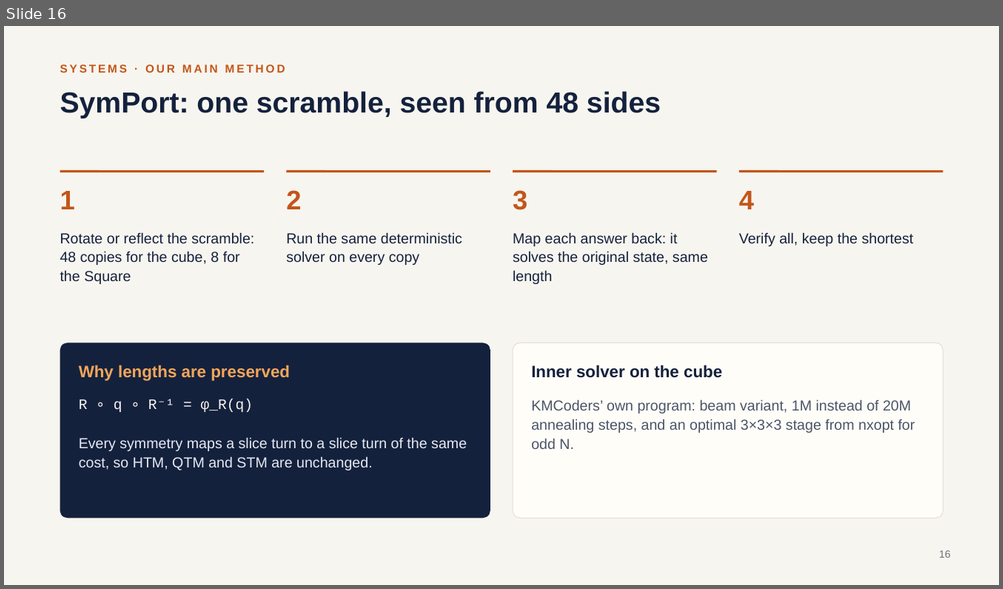
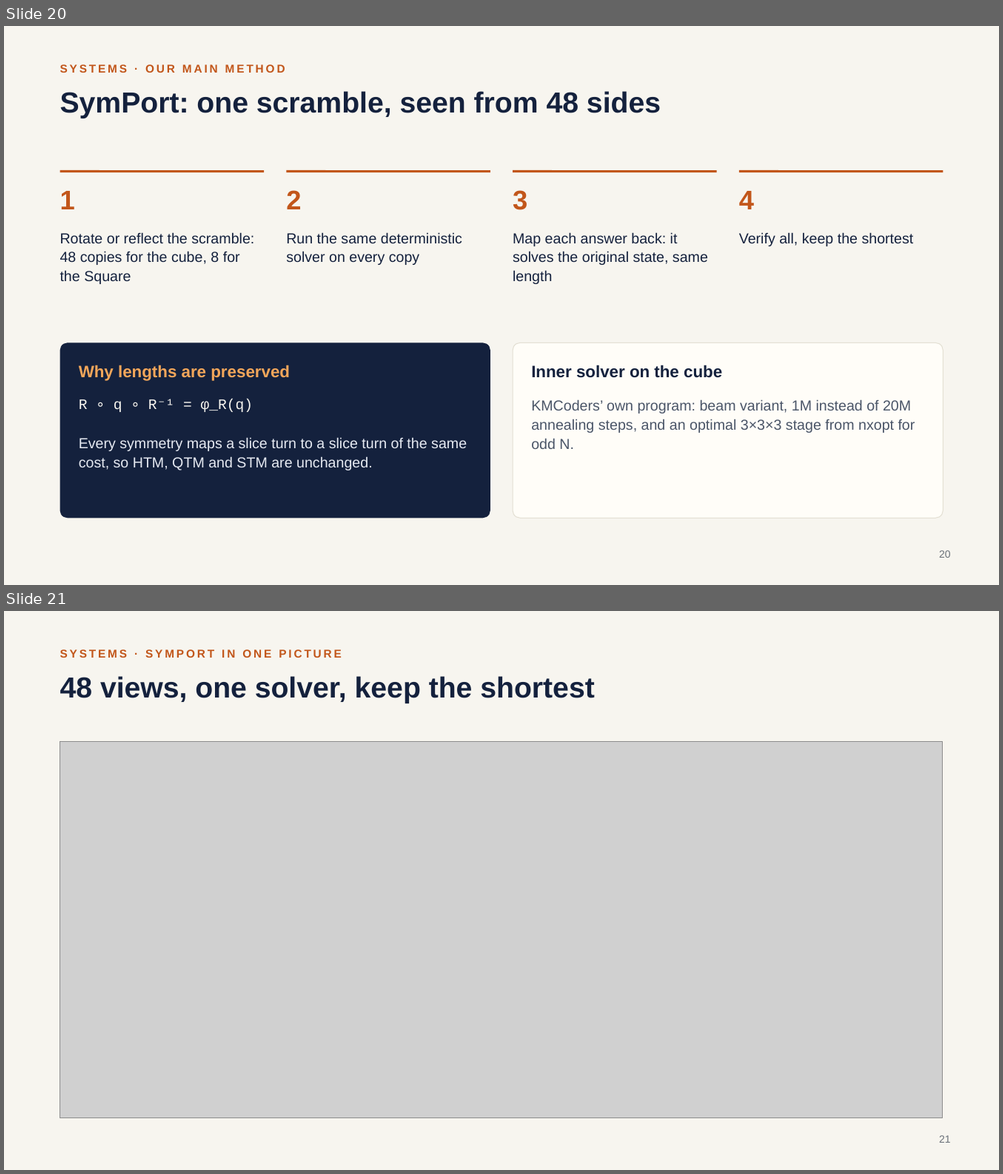
Before and after one commit to gauravrai1704/Rubik, a slide deck: docs/slides/Rubik_Short_Solutions.pptx. Shown one above the other, each under a label of ours: slide 16 before the commit, slides 20 and 21 after it. The pictures are 1003x589 and 1003x1174 pixels, drawn with LibreOffice and Linux fonts; fonts in the diff are those of the drawing; grey boxes stand for pictures. Boxes give left, top, right and bottom in pixels: in the first picture for what was removed or moved away, otherwise in the second. Text is boxed around its words. In the diff, an @@ line names an element or a change of style, - is before the commit and + after.

```diff
--- a/docs/slides/Rubik_Short_Solutions.pptx
+++ b/docs/slides/Rubik_Short_Solutions.pptx
@@ slide 21 added at [4, 611, 999, 1170], background #F7F5EF @@
@@ text added at [60, 649, 341, 658], 11 pt, text #C2561A, bold @@
+SYSTEMS · SYMPORT IN ONE PICTURE
@@ title added at [60, 676, 594, 703], 28 pt, text #14213D, bold @@
+48 views, one solver, keep the shortest
@@ picture added at [60, 741, 942, 1119] @@
@@ page number added at [939, 1136, 950, 1143], 10 pt, text #6A7179 @@
+21
@@ what was slide 16 is now slide 20 @@
@@ page number at [939, 551, 950, 558]: text changed @@
-16
+20
```
Also in this commit, not shown: 4 other slides added, 7 other files.
